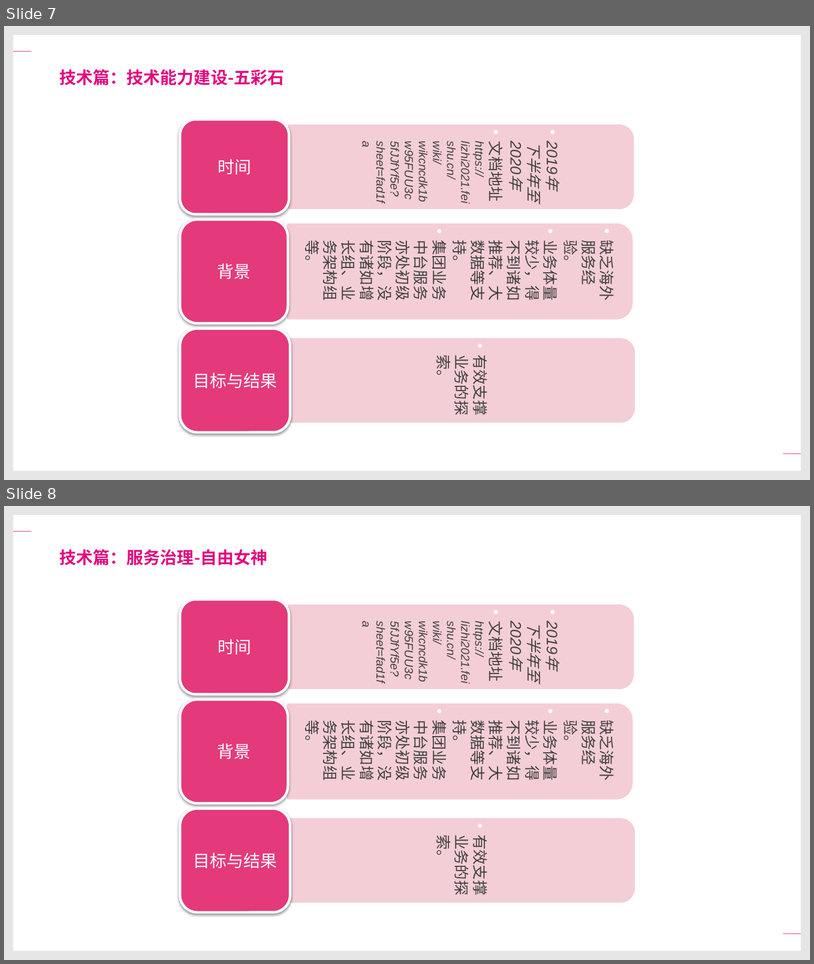
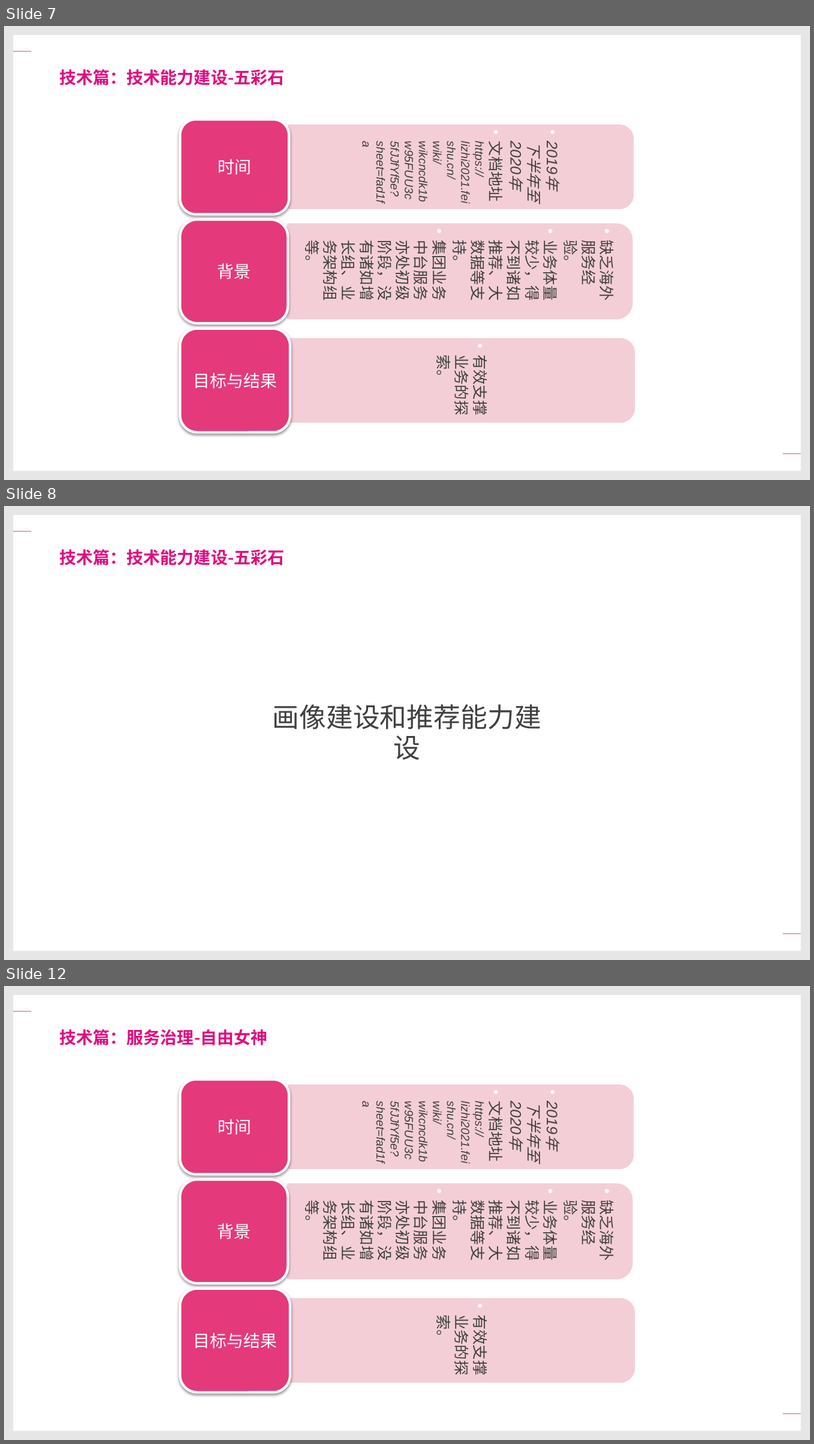
Before and after one commit to xiejuntao/growth, a slide deck: Review/TIYA服务这三年.pptx. Shown one above the other, each under a label of ours: slides 7 and 8 before the commit, slides 7, 8 and 12 after it; the slides between them are not shown. The pictures are 814x964 and 814x1444 pixels, drawn with LibreOffice and Linux fonts; fonts in the diff are those of the drawing; background and template pictures are left out. Boxes give left, top, right and bottom in pixels: in the first picture for what was removed or moved away, otherwise in the second. Text is boxed around its words. In the diff, an @@ line names an element or a change of style, - is before the commit and + after.

```diff
--- a/Review/TIYA服务这三年.pptx
+++ b/Review/TIYA服务这三年.pptx
@@ slide 8 added at box(4, 506, 810, 960), background #FFFFFF; not listed: 6 template elements that a slide beside it also shows @@
@@ text added at box(60, 549, 285, 565), 20 pt, text #E3097E, bold @@
+技术篇：技术能力建设-五彩石
@@ text added at box(273, 704, 542, 729), 32 pt, text #404040 @@
+画像建设和推荐能力建设
@@ what was slide 8 is now slide 12 @@
```
Also in this commit, not shown: 1 slide changed, 10 other slides added.
